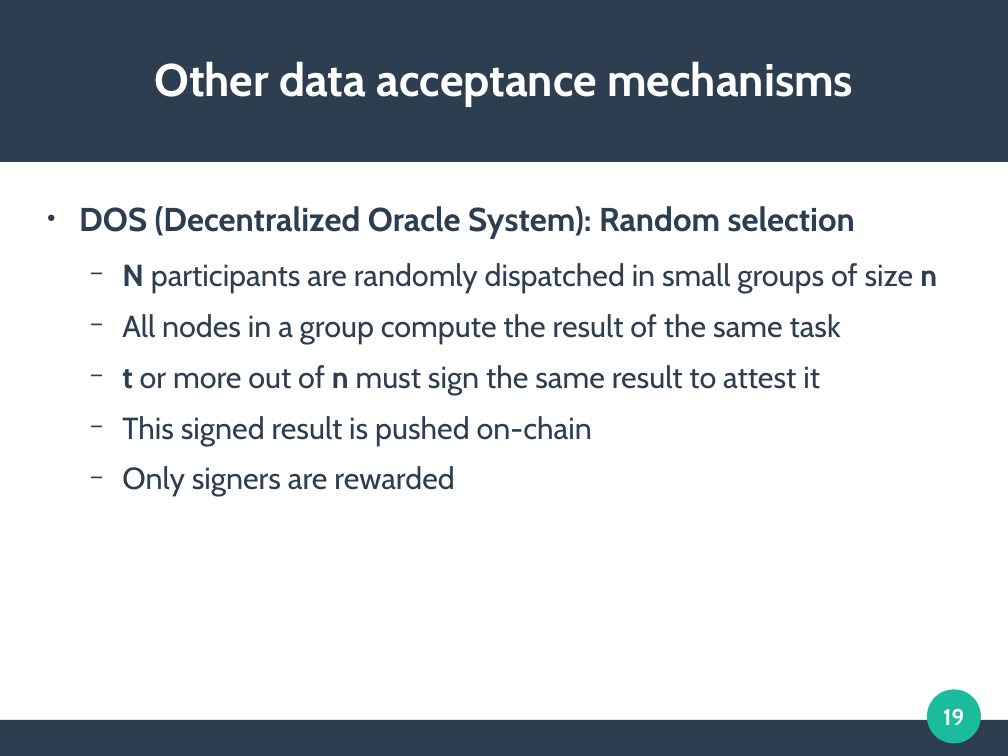
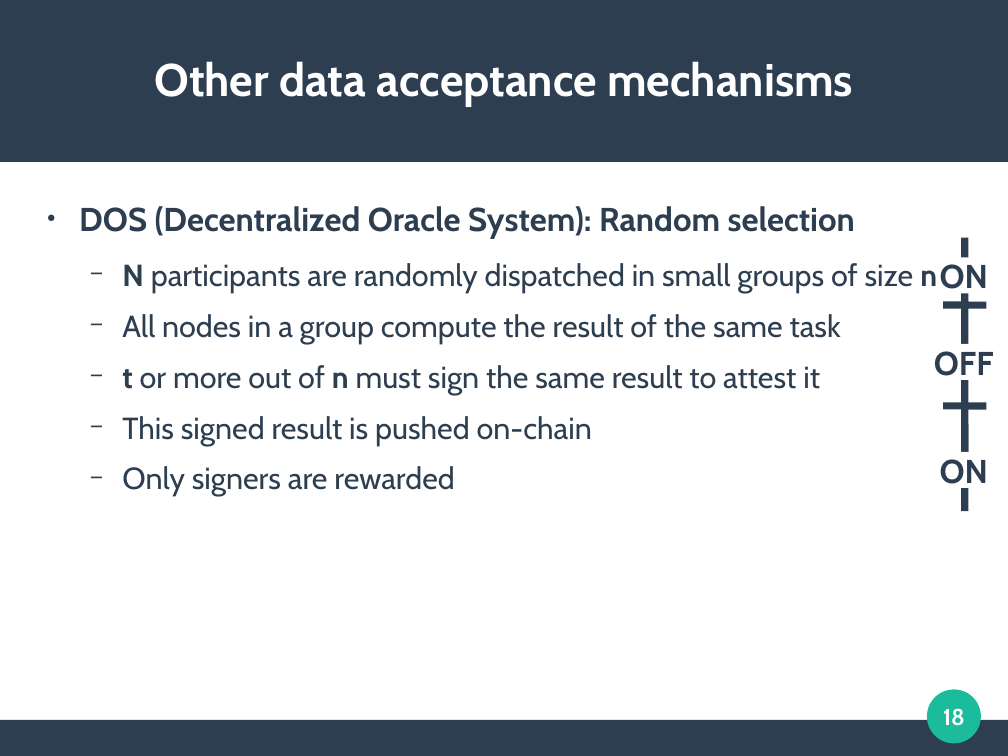
Before and after one commit to mbettinger/OT4-Lecture, a slide deck: slide 18 of Presentation - Oracles.odp (slide 19 before the commit). Drawn at 1008x756 pixels with LibreOffice and Linux fonts; fonts in the diff are those of the drawing. Boxes give left, top, right and bottom in pixels: in the first picture for what was removed or moved away, otherwise in the second. Text is boxed around its words. In the diff, an @@ line names an element or a change of style, - is before the commit and + after.

```diff
--- a/Presentation - Oracles.odp
+++ b/Presentation - Oracles.odp
@@ line added from (965, 238) to (965, 424), #2C3E50 5.67 pt @@
@@ text added at bbox=[940, 264, 988, 296], 26 pt, text #2C3E50, bold @@
+ON
@@ line added from (943, 306) to (987, 306), #2C3E50 5.67 pt @@
@@ text added at bbox=[934, 351, 994, 382], 26 pt, text #2C3E50, bold @@
+OFF
@@ line added from (943, 406) to (987, 406), #2C3E50 5.67 pt @@
@@ line added from (965, 424) to (965, 483), #2C3E50 5.67 pt @@
@@ line added from (965, 424) to (965, 511), #2C3E50 5.67 pt @@
@@ text added at bbox=[940, 459, 988, 490], 26 pt, text #2C3E50, bold @@
+ON
@@ page number at bbox=[943, 708, 965, 726]: text changed @@
-19
+18
```
Also in this commit, not shown: 8 other slides changed, 1 slide added, 2 slides removed, 16 other files.
